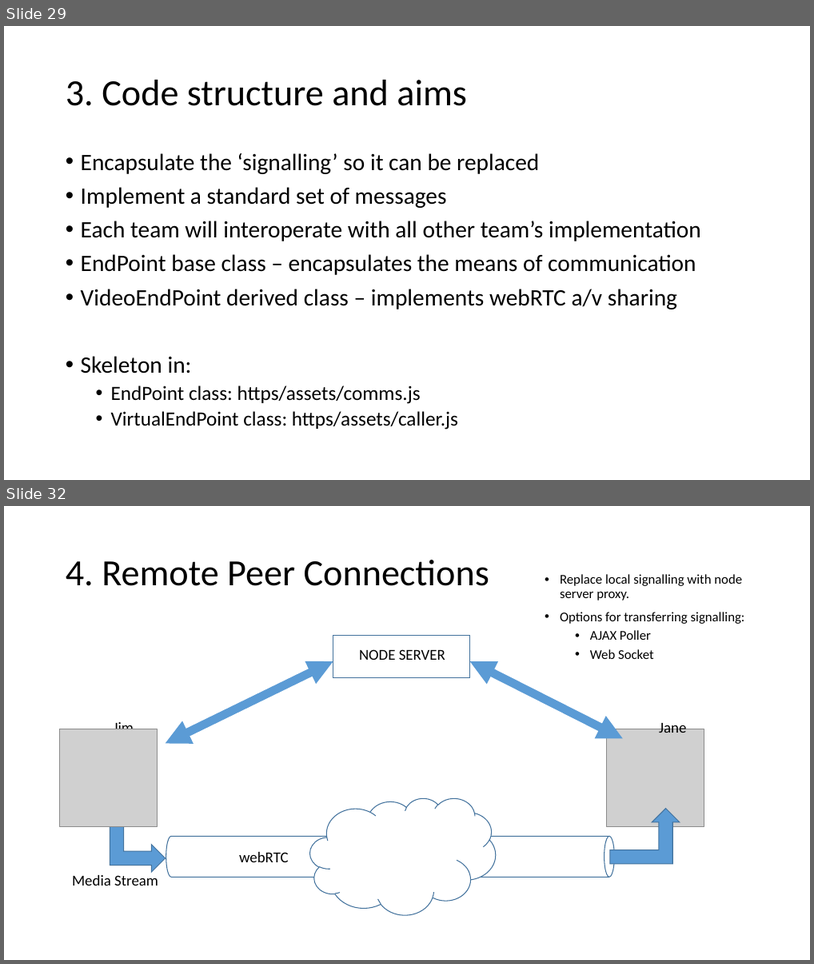
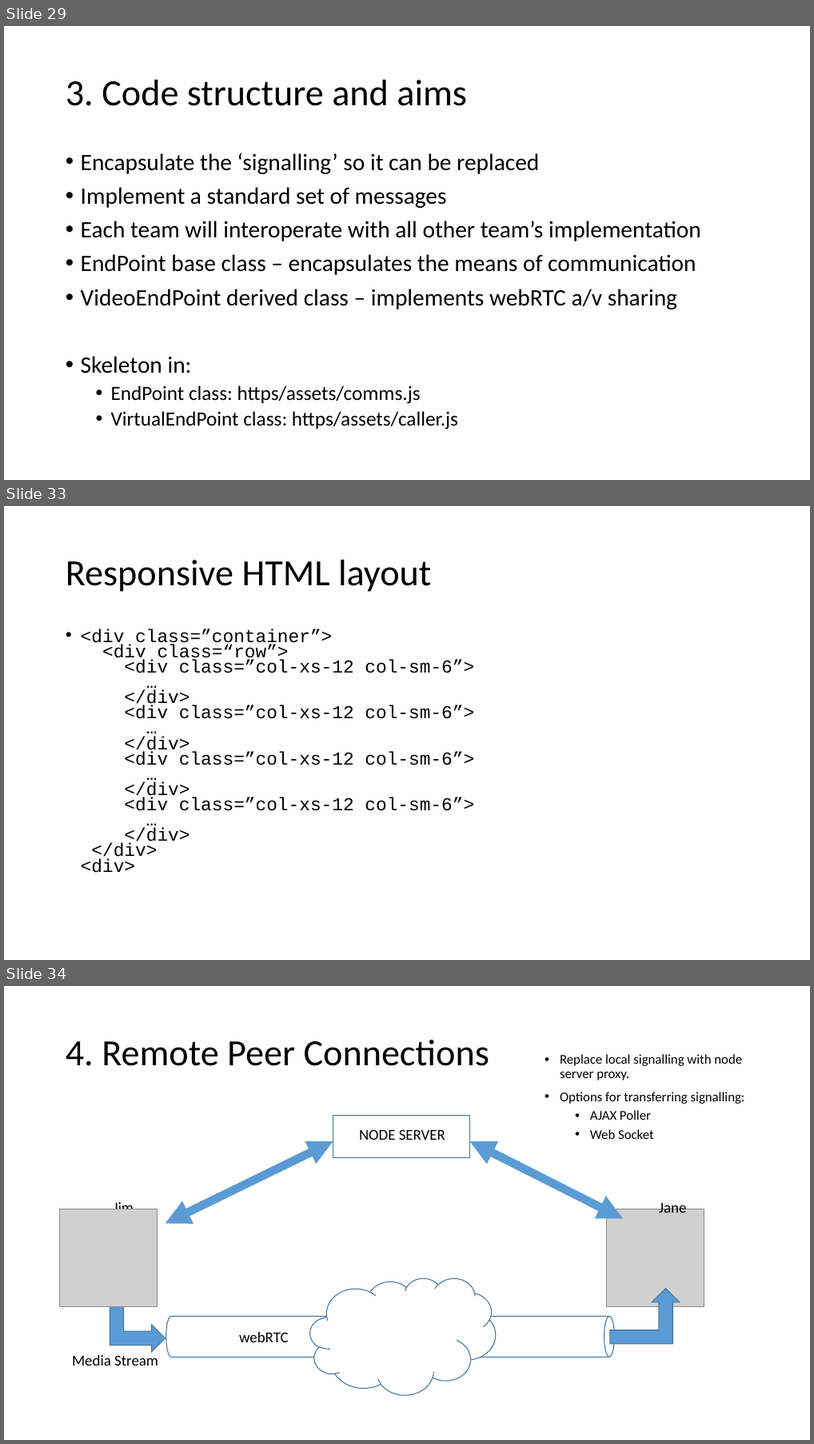
Before and after one commit to ipcortex/fac-workshop-materials, a slide deck: presentations/FAC9 Workshop.pptx. Shown one above the other, each under a label of ours: slides 29 and 32 before the commit, slides 29, 33 and 34 after it; the slides between them are not shown. The pictures are 814x964 and 814x1444 pixels, drawn with LibreOffice and Linux fonts; fonts in the diff are those of the drawing; grey boxes stand for pictures. Boxes give left, top, right and bottom in pixels: in the first picture for what was removed or moved away, otherwise in the second. Text is boxed around its words. In the diff, an @@ line names an element or a change of style, - is before the commit and + after.

Commit message:
Add 'steps' for creating HTML layour - part 3

```diff
--- a/presentations/FAC9 Workshop.pptx
+++ b/presentations/FAC9 Workshop.pptx
@@ slide 33 added at bbox=[4, 506, 810, 960], background #FFFFFF @@
@@ title added at bbox=[66, 560, 431, 592], 44 pt, text #000000 @@
+Responsive HTML layout
@@ text added at bbox=[81, 628, 474, 872], 21.7 pt, text #000000 @@
+• <div class=”container”>
+  <div class=“row”>
+  <div class=”col-xs-12 col-sm-6”>
+  …
+  </div>
+  <div class=”col-xs-12 col-sm-6”>
+  …
+  </div>
+  <div class=”col-xs-12 col-sm-6”>
+  …
+  </div>
+  <div class=”col-xs-12 col-sm-6”>
+  …
+  </div>
+  </div>
+  <div>
@@ what was slide 32 is now slide 34 @@
```
Also in this commit, not shown: 1 other slide added, 1 other file.
